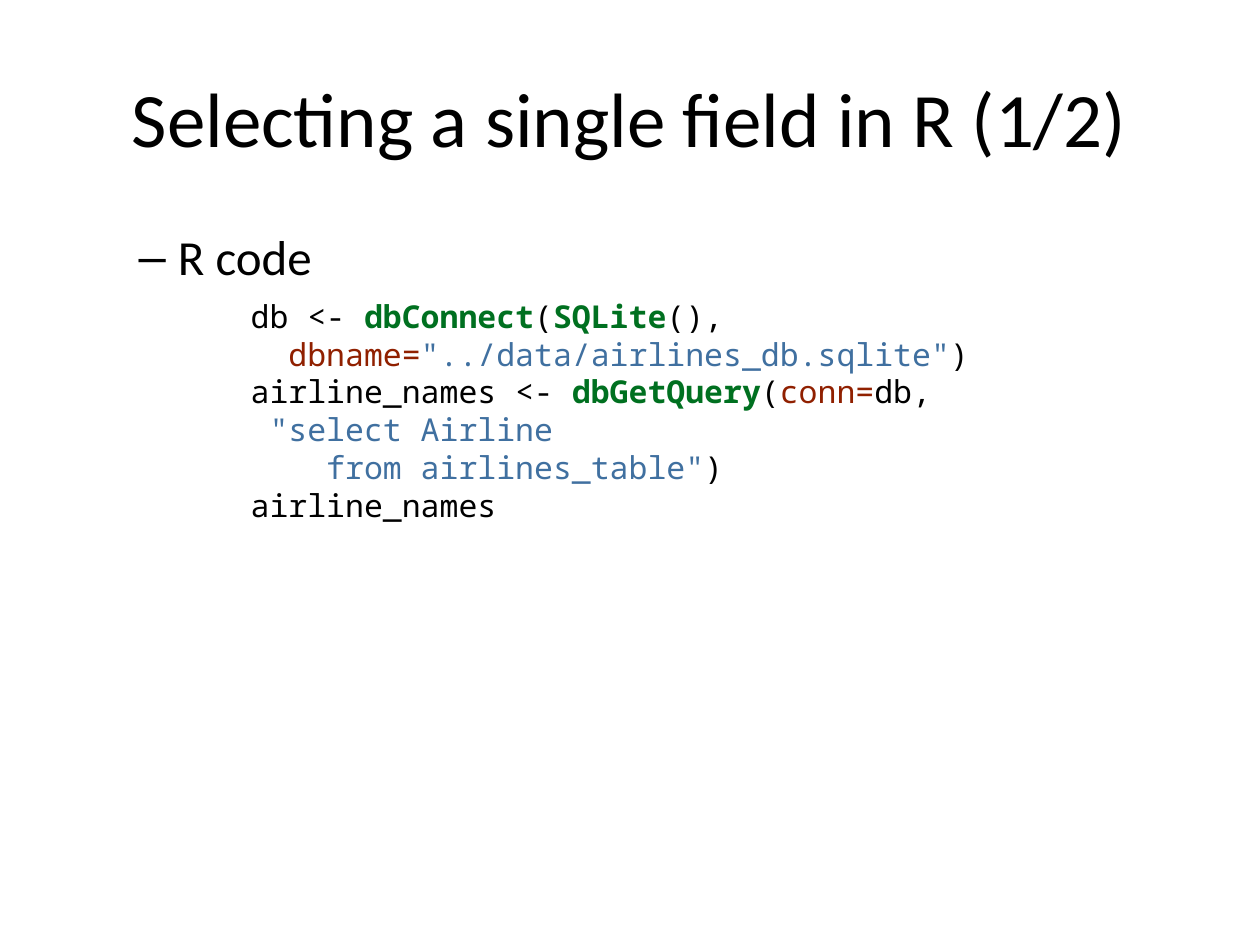
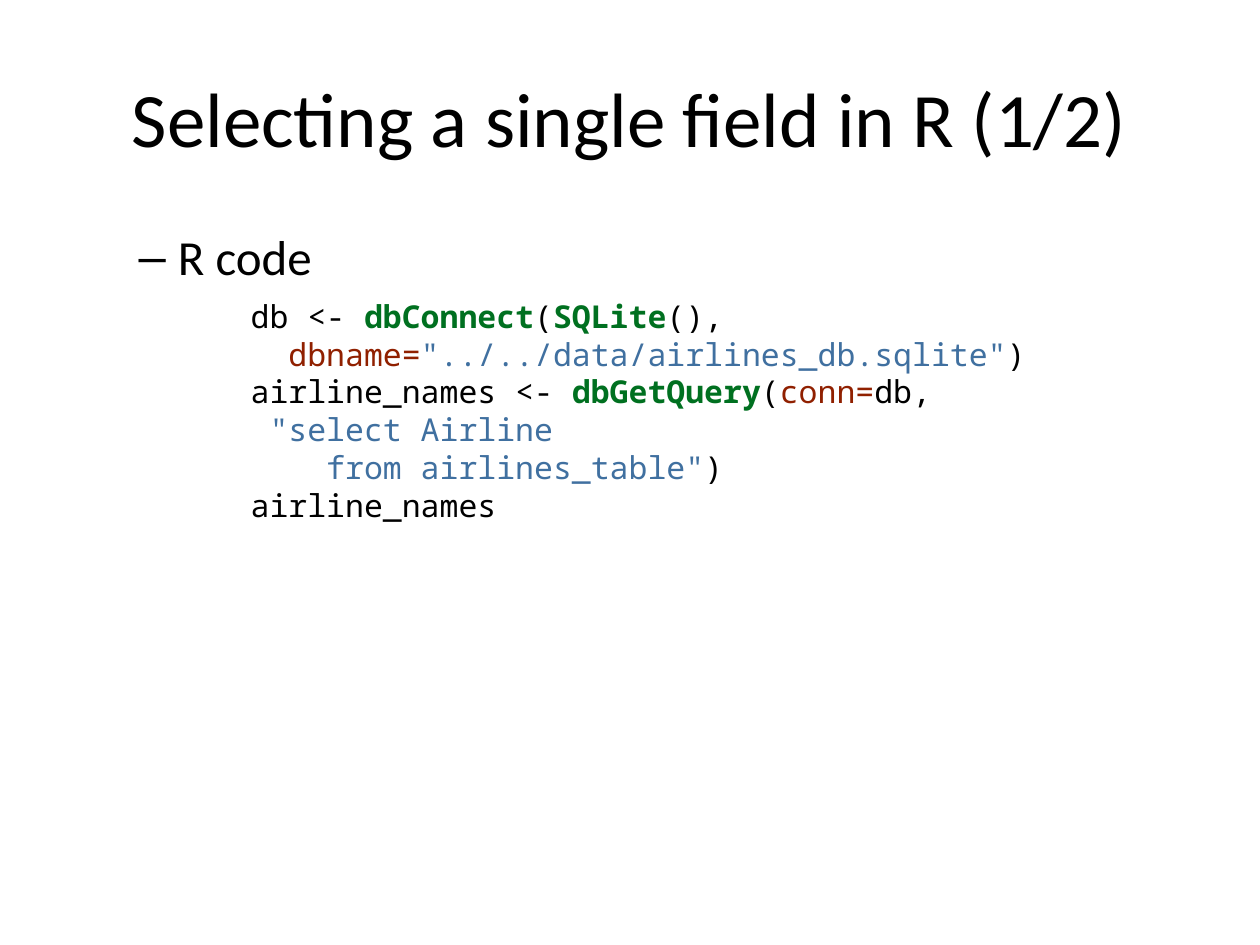
Before and after one commit to pmean/introduction-to-sql, a slide deck: slide 9 of module02-retrieving-data-using-the-select-statement/results/select.pptx. Drawn at 1260x945 pixels with LibreOffice and Linux fonts; fonts in the diff are those of the drawing. Boxes give left, top, right and bottom in pixels: in the first picture for what was removed or moved away, otherwise in the second. Text is boxed around its words. In the diff, an @@ line names an element or a change of style, - is before the commit and + after.

```diff
--- a/module02-retrieving-data-using-the-select-statement/results/select.pptx
+++ b/module02-retrieving-data-using-the-select-statement/results/select.pptx
@@ text at [251,303,1025,522]: text changed @@
-db <- dbConnect(SQLite(),
-dbname="../data/airlines_db.sqlite")
-airline_names <- dbGetQuery(conn=db,
-"select Airline
-from airlines_table")
-airline_names
+db <- dbConnect(SQLite(),
+dbname="../../data/airlines_db.sqlite")
+airline_names <- dbGetQuery(conn=db,
+"select Airline
+from airlines_table")
+airline_names
```
Also in this commit, not shown: 1 other slide changed, 15 other files.
